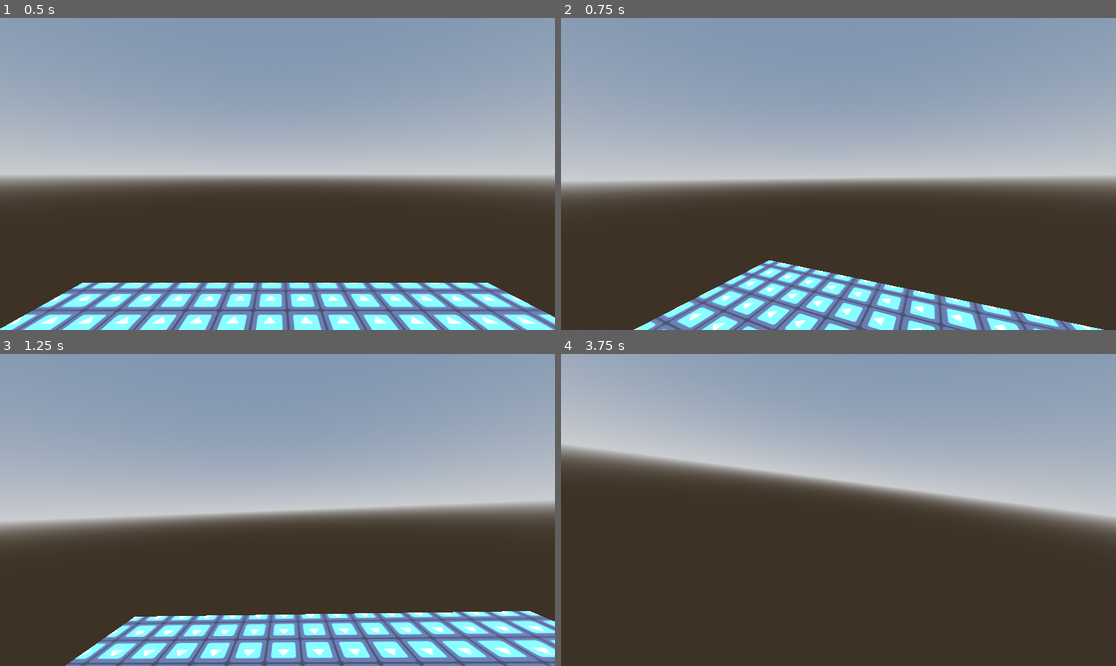
Above: before the commit, frames 1-4 (two rows, left to right).
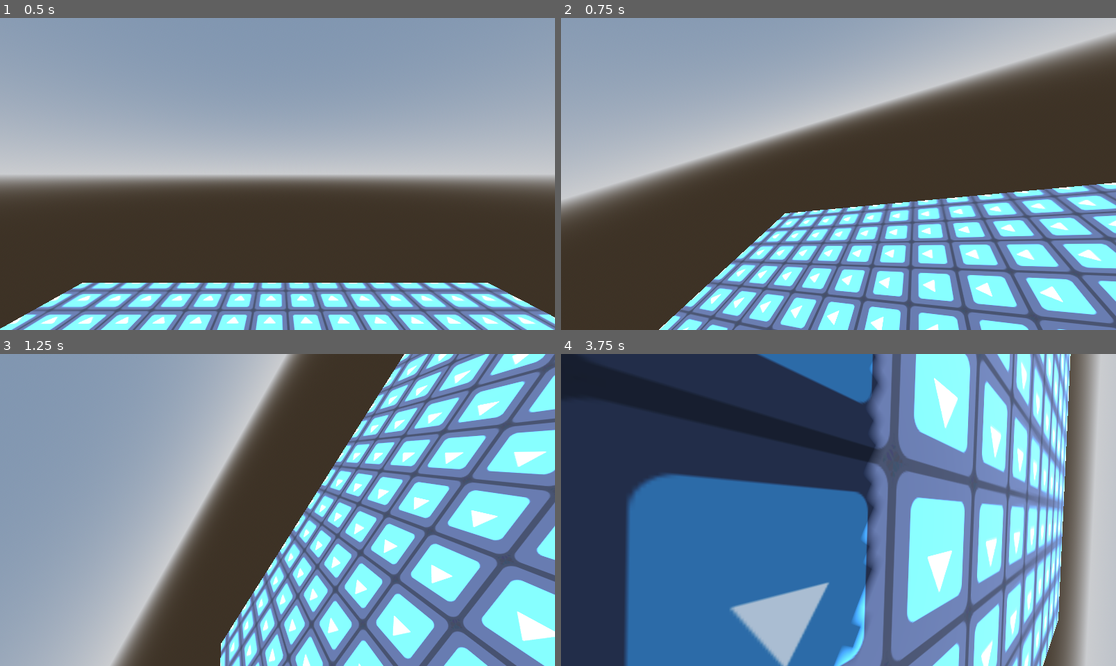
Above: after the commit, the same moments.

Repository: YuraStebel/CosmosGodotProject
Game: Godot game, scene res://wrld.tscn
Same seed, same stepped clock (60 frames per second), same inputs: the game is played once before the commit and once after it. The engine's default icon, where the game draws it, is replaced by a stand-in: a white triangle on a blue panel in a dark square.
Inputs (mouse positions are in pixels of both pictures, inside the frame that each line leads up to):
- Up to frame 1 (0.5 s): no input
- Up to frame 2 (0.75 s): tap Enter (ui_accept) at 0.5 s; move the mouse to (866, 174) at 0.52 s; hold W (forward) from 0.53 s (still down); hold E (lean_righ, bound only before the commit) from 0.53 s (still down)
- Up to frame 3 (1.25 s): keep holding W (forward); keep holding E (lean_righ, bound only before the commit); tap Enter (ui_accept) at 0.77 s; tap D (righ) at 0.8 s
- Up to frame 4 (3.75 s): keep holding W (forward); move the mouse to (810, 510) at 1.27 s; release E (lean_righ, bound only before the commit) at 1.28 s; tap D (righ) at 1.35, 2.3, 2.85 s; tap Enter (ui_accept) at 1.52, 3.02 s; tap E (lean_righ, bound only before the commit) at 1.55, 3.05 s; move the mouse to (849, 503) at 2.02 s; hold E (lean_righ, bound only before the commit) 2.03-2.78 s; move the mouse to (832, 516) at 2.77 s; move the mouse to (877, 513) at 3.52 s; hold E (lean_righ, bound only before the commit) from 3.53 s (still down)

Frame 1 is identical in both runs. In frame 2, 63% of the frame differs, in the area x 0-100%, y 0-100%; in frame 3, 78%; in frame 4, 98%.

Commit message:
giga patch

Diff:
--- a/project.godot
+++ b/project.godot
@@ -52,7 +52,7 @@
 "events": [Object(InputEventKey,"resource_local_to_scene":false,"resource_name":"","device":-1,"window_id":0,"alt_press …(192 unchanged characters)…
 ]
 }
-lean_righ={
+lean_right={
 "deadzone": 0.2,
 "events": [Object(InputEventKey,"resource_local_to_scene":false,"resource_name":"","device":-1,"window_id":0,"alt_press …(192 unchanged characters)…
 ]
--- a/rigid_body_3d.gd
+++ b/rigid_body_3d.gd
@@ -17,13 +17,19 @@
 		print(event.relative)
 		print("))")
 
+	if Input.is_action_just_pressed("ui_cancel"):
+		get_tree().quit()
+
 
 
 
 func _physics_process(delta: float) -> void:
 	var horizontal_dir := Input.get_vector("left", "righ", "forward", "backward")
 	var vertical_dir := Input.get_axis("down", "up")
+	var roll_dir := Input.get_axis("lean_left", "lean_right")
 	#print(horizontal_dir)
 	apply_central_force(transform.basis * Vector3(horizontal_dir.x, vertical_dir, horizontal_dir.y) * move_force)
 
+	apply_torque(Vector3(0.0, 0.0, -roll_dir * move_force))
+
 	#print(angular_velocity)
